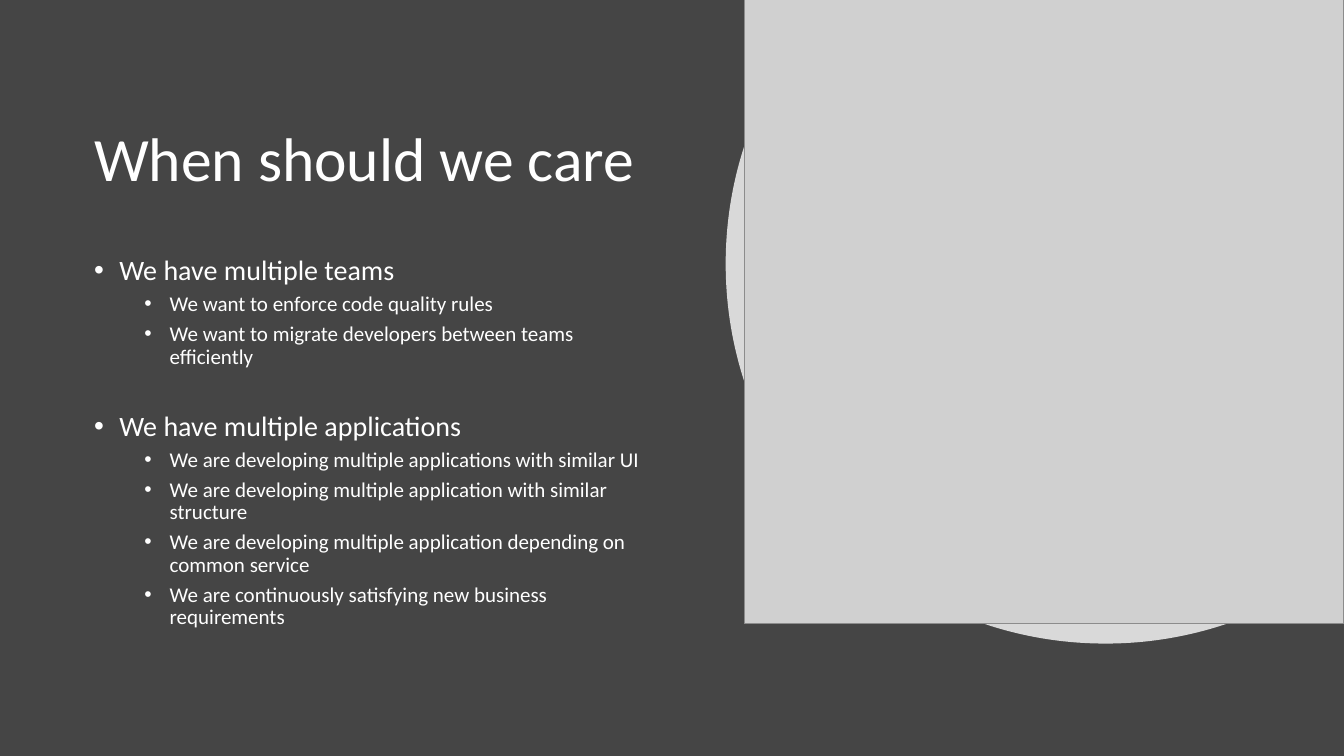
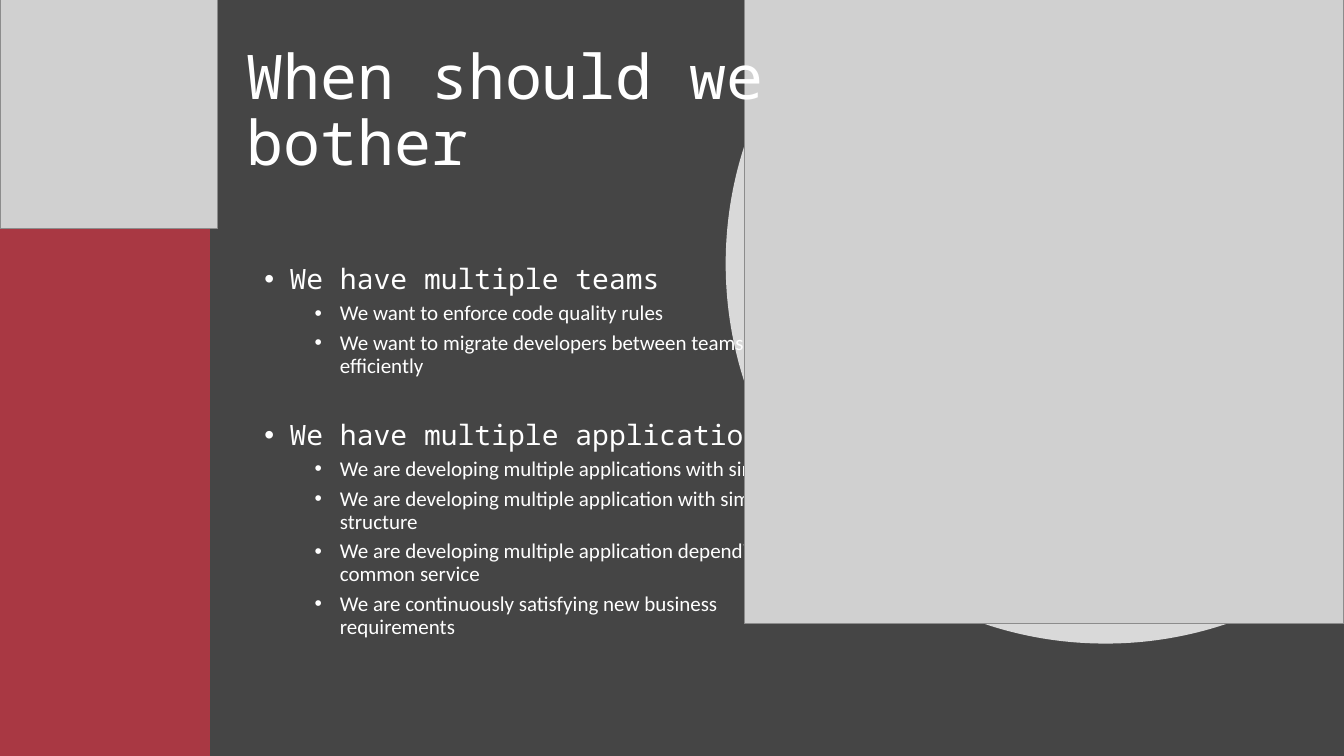
Before and after one commit to Xapuu/programingStuff, a slide deck: slide 3 of ngMeetup.pptx. Drawn at 1344x756 pixels with LibreOffice and Linux fonts; fonts in the diff are those of the drawing; grey boxes stand for pictures. Boxes give left, top, right and bottom in pixels: in the first picture for what was removed or moved away, otherwise in the second. Text is boxed around its words. In the diff, an @@ line names an element or a change of style, - is before the commit and + after.

```diff
--- a/ngMeetup.pptx
+++ b/ngMeetup.pptx
@@ rectangle added at (0, 0, 210, 756), fill #A93843 @@
@@ picture added at (0, 0, 218, 229) @@
@@ title at (246, 41, 764, 166): text changed; font Calibri to Noto Sans Mono @@
-When should we care
+When should we bother
@@ text "We have multiple teams": place and size @@
-text "We have multiple teams" at (119, 260, 639, 628)
+text "We have multiple teams" at (290, 267, 786, 638)
@@ text at (290, 267, 777, 453): font Calibri to Noto Sans Mono in "We have multiple teams", "We have multiple applications" @@
```
Also in this commit, not shown: 7 other slides changed, 14 slides added, 4 slides removed, 1 other file.
